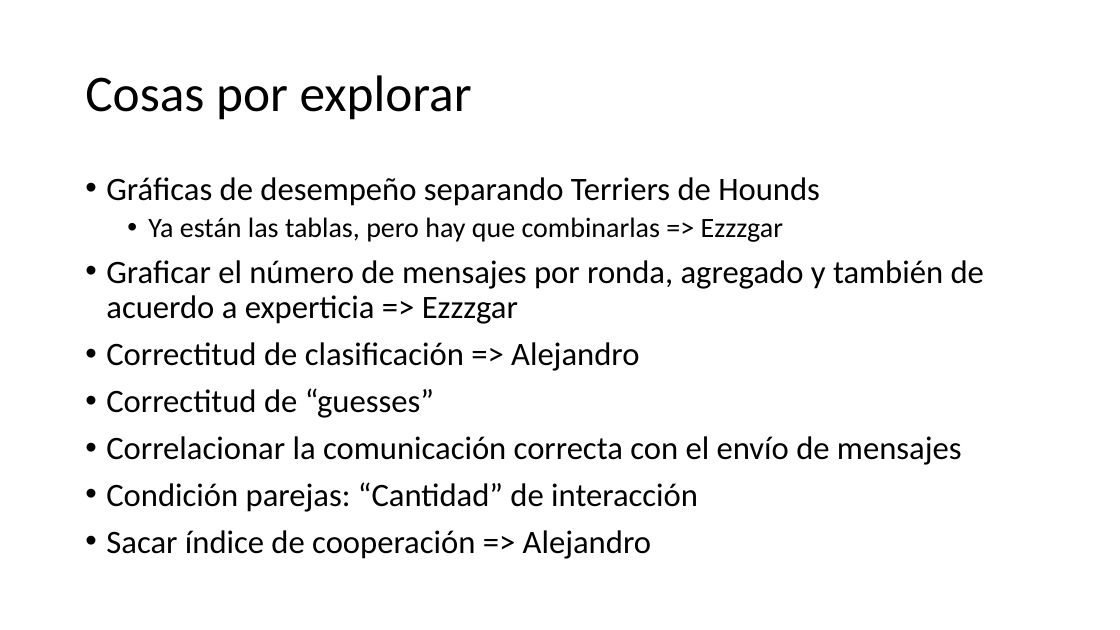
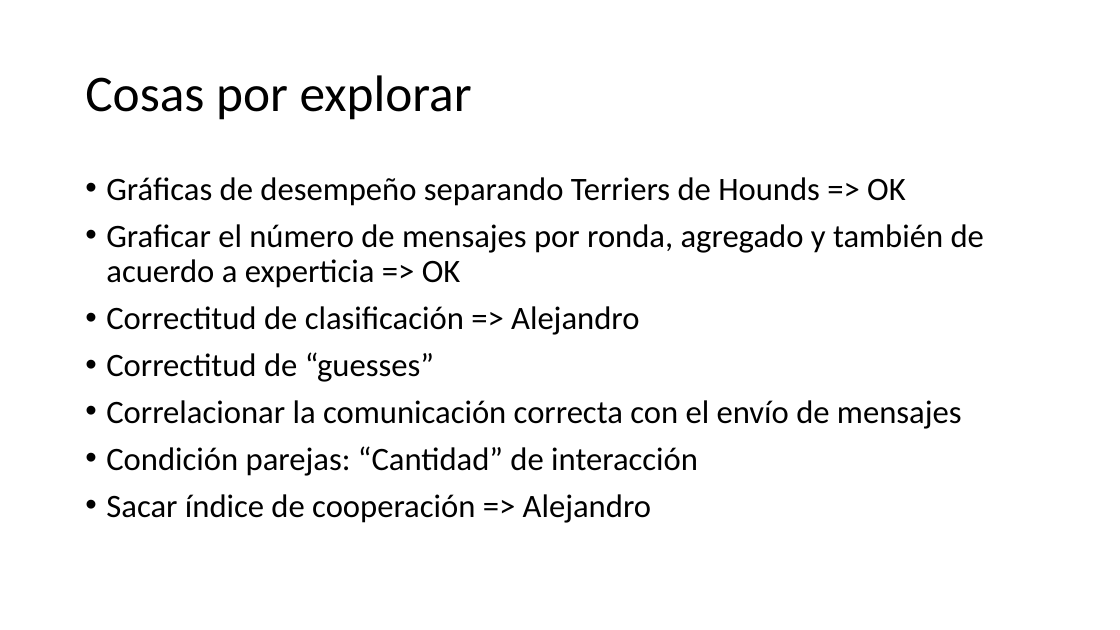
Before and after one commit to Slendercoder/DatosDLL, a slide deck: slide 15 of 12-16-18-23-27-sept-2019/Analysis/Colaboración, uso del lenguaje y comprensión.pptx (slide 13 before the commit). Drawn at 1120x630 pixels with LibreOffice and Linux fonts; fonts in the diff are those of the drawing. Boxes give left, top, right and bottom in pixels: in the first picture for what was removed or moved away, otherwise in the second. Text is boxed around its words. In the diff, an @@ line names an element or a change of style, - is before the commit and + after.

Commit message:
Grafica comunicacion y score listas

```diff
--- a/12-16-18-23-27-sept-2019/Analysis/Colaboración, uso del lenguaje y comprensión.pptx
+++ b/12-16-18-23-27-sept-2019/Analysis/Colaboración, uso del lenguaje y comprensión.pptx
@@ text at <box>106,177,984,288</box>: text changed @@
-• Gráficas de desempeño separando Terriers de Hounds
-  • Ya están las tablas, pero hay que combinarlas => Ezzzgar
-• Graficar el número de mensajes por ronda, agregado y también de acuerdo a experticia => Ezzzgar
+• Gráficas de desempeño separando Terriers de Hounds => OK
+• Graficar el número de mensajes por ronda, agregado y también de acuerdo a experticia => OK
```
Also in this commit, not shown: 3 slides added, 1 slide removed, 7 other files.
